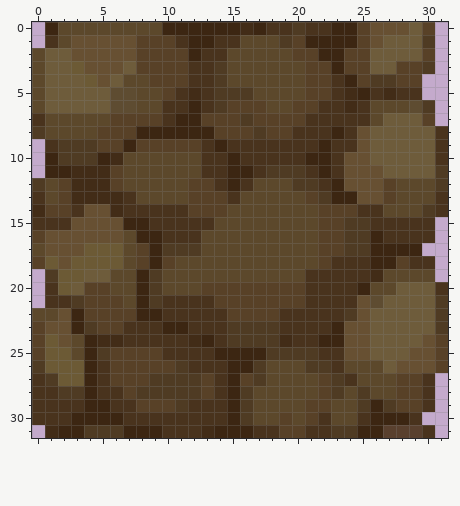
File history of a pixel-art sprite, TurnLock/Assets/World Assets/NewGround.png. That is the earlier state.
The file is 32x32 pixels. Colours within 5 levels of each other are drawn and written as one.
After the commit:
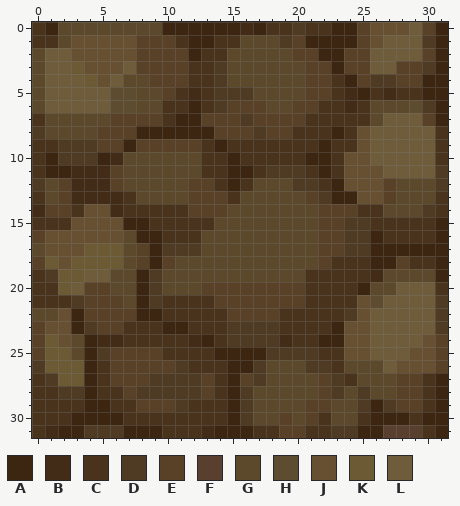
Palette (. is transparent): A #3c2612  B #422c17  C #49331d  D #4f3b23  E #584127  F #59402e  G #5c482b  H #5e4c31  J #675032  K #6c5a35  L #6e5c3b
The edit:
Changed rows in their new state; - is an unchanged pixel.
first column x 0:
 0 C------------------------------A
 1 C------------------------------A
 2 -------------------------------A
 3 -------------------------------A
 4 ------------------------------AA
 5 ------------------------------AA
 6 -------------------------------A
 7 -------------------------------A
 9 C-------------------------------
10 C-------------------------------
11 C-------------------------------
first column x 0:
15 -------------------------------A
16 -------------------------------A
17 ------------------------------AA
18 -------------------------------A
19 C------------------------------A
20 C-------------------------------
21 C-------------------------------
first column x 0:
27 -------------------------------A
28 -------------------------------A
29 -------------------------------A
30 ------------------------------AA
31 C------------------------------A
Where, in picture pixels (left, top, right, bottom), the same in both pictures:
added: (32, 22, 45, 48)
added: (422, 22, 448, 126)
added: (32, 139, 45, 178)
added: (422, 217, 448, 282)
added: (32, 269, 45, 308)
added: (422, 373, 448, 438)
added: (32, 425, 45, 438)
